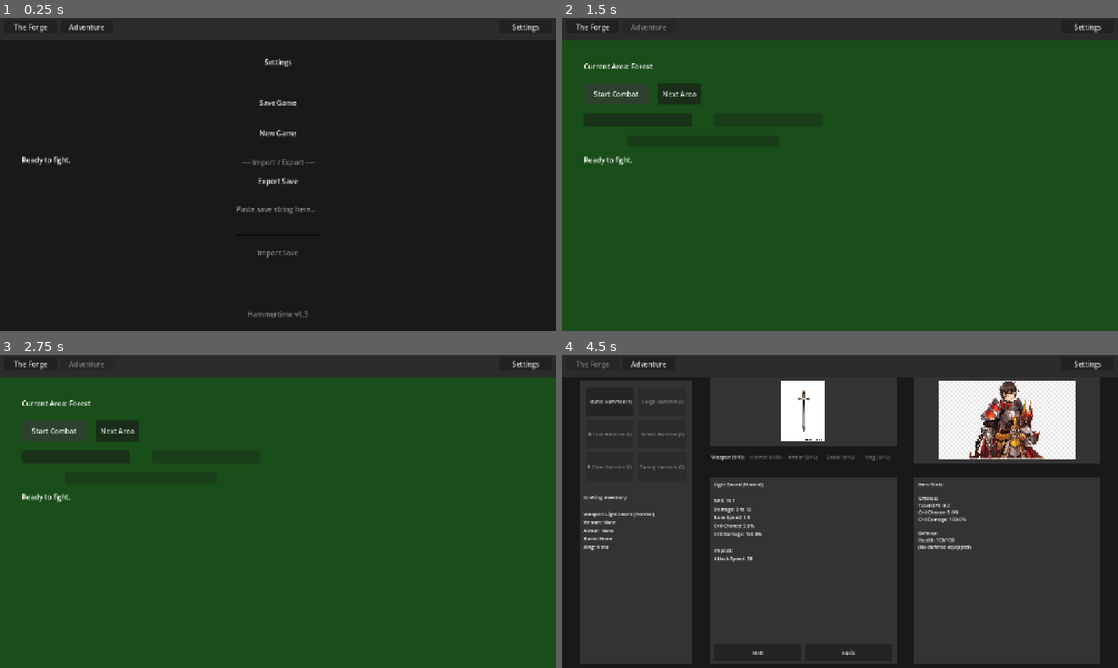
Above: before the commit, frames 1-4 (two rows, left to right).
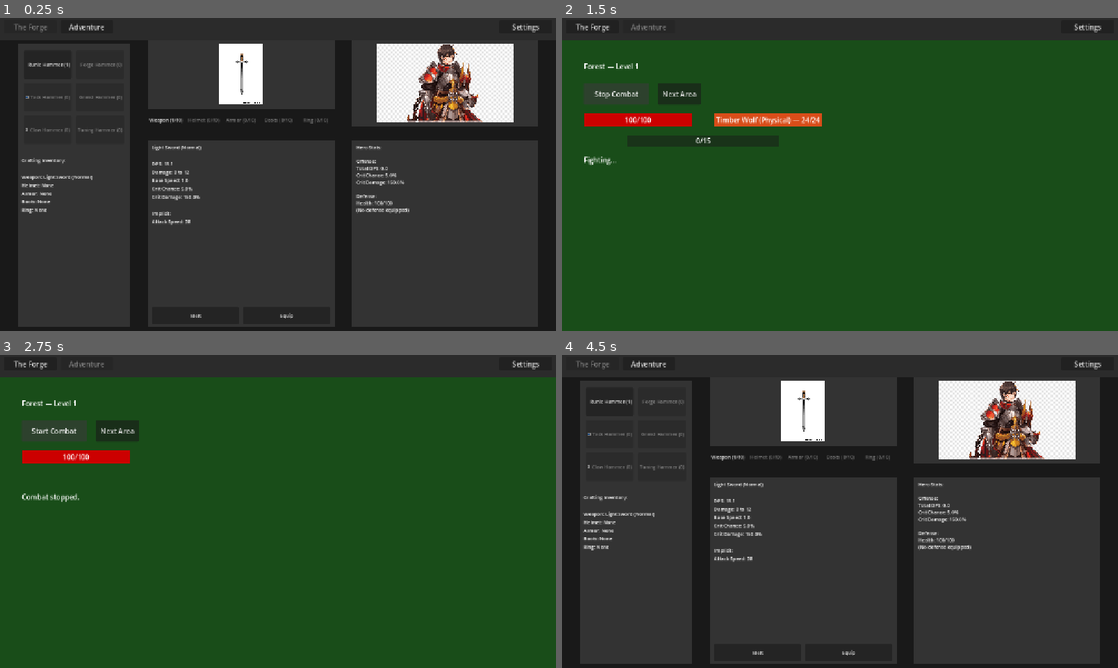
Above: after the commit, the same moments.

Repository: loginn/hammertime
Game: Godot game, scene res://scenes/main.tscn
Two runs of this game, one before a commit and one after it. Both use one fixed random seed, a clock stepped at 60 frames per second and the inputs below.
Inputs:
- Up to frame 1 (0.25 s): no input
- Up to frame 2 (1.5 s): click "Adventure" at 0.5 s; click "Start Combat" at 1.25 s
- Up to frame 3 (2.75 s): click "Start Combat" (after the commit: "Stop Combat") at 2 s
- Up to frame 4 (4.5 s): click "Next Area" at 2.75 s; click "Next Area" at 3.5 s; click "The Forge" at 4.25 s

The runs differ from the first frame. In frame 1, 68% of the frame differs, in the area x 2-97%, y 1-99%; in frame 2, 2.0%; in frame 3, 1.1%; in frame 4, nothing differs.
Error before the commit: Parse Error: Static function "roll_rarity()" not found in base "LootTable". (res://scenes/gameplay_view.gd:280)

Commit message:
feat(33-01): move item drops to per-pack kills, enforce Normal-only, remove map completion drops
- CombatEngine._on_pack_killed: emit items_dropped per pack via LootTable.roll_pack_item_drop()
- CombatEngine._on_map_completed: removed item drop block entirely (no get_map_item_count call)
- CombatEngine._on_hero_died: updated doc comment (items drop per-pack, not on map completion)
- GameEvents.items_dropped: signal simplified to area_level only (no item_count param)
- gameplay_view._on_items_dropped: updated to new signal signature, creates single Normal item
- gameplay_view.get_random_item_base: removed level param, removed roll_rarity/spawn_item_with_mods calls
- Items always drop as Normal (0 affixes) — crafting is sole source of mods

Diff:
--- a/autoloads/game_events.gd
+++ b/autoloads/game_events.gd
@@ -14,9 +14,9 @@
 signal map_completed(area_level: int)
 signal combat_stopped()
 
-# Drop system signals (Phase 16)
+# Drop system signals (Phase 16/33)
 signal currency_dropped(drops: Dictionary)  # Per-pack currency drops
-signal items_dropped(area_level: int, item_count: int)  # Map completion item drops
+signal items_dropped(area_level: int)  # Per-pack item drops (always 1 item, Normal rarity)
 
 # Save system signals (Phase 18)
 signal save_completed()
--- a/models/combat/combat_engine.gd
+++ b/models/combat/combat_engine.gd
@@ -134,7 +134,7 @@
 		_on_hero_died()
 
 
-## Current pack killed. Drop currency, recharge ES, advance to next pack or complete map.
+## Current pack killed. Drop currency and items, recharge ES, advance to next pack or complete map.
 func _on_pack_killed() -> void:
 	var killed_pack := get_current_pack()
 	_stop_timers()
@@ -146,6 +146,10 @@
 		_accumulate_run_currency(drops)
 		GameEvents.currency_dropped.emit(drops)
 
+	# Item drops on pack kill (Phase 33)
+	if LootTable.roll_pack_item_drop():
+		GameEvents.items_dropped.emit(GameState.area_level)
+
 	current_pack_index += 1
 	GameEvents.pack_killed.emit(current_pack_index, current_packs.size())
 
@@ -163,16 +167,13 @@
 	_start_pack_fight()
 
 
-## All packs cleared. Full ES recharge, drop items, advance area level, auto-start next map.
+## All packs cleared. Full HP/ES recharge, advance area level, auto-start next map.
+## Items now drop per-pack (Phase 33), not on map completion.
 func _on_map_completed() -> void:
 	state = State.MAP_COMPLETE
 	# Full HP and ES recharge between maps
 	GameState.hero.health = GameState.hero.max_health
 	GameState.hero.current_energy_shield = float(GameState.hero.total_energy_shield)
-
-	# Item drops on map completion (1-3 items scaled by area)
-	var item_count := LootTable.get_map_item_count(GameState.area_level)
-	GameEvents.items_dropped.emit(GameState.area_level, item_count)
 
 	# Deterministic progression: always current_level + 1
 	GameState.area_level += 1
@@ -185,7 +186,7 @@
 
 ## Hero died. Revive with full HP + ES. Retry or wait based on auto_retry.
 ## Currency already in inventory from per-pack drops — no clawback.
-## No item drops — death penalty (items only drop on map completion).
+## Items also drop per-pack — death means losing remaining packs' potential drops.
 func _on_hero_died() -> void:
 	state = State.HERO_DEAD
 	_stop_timers()
--- a/scenes/gameplay_view.gd
+++ b/scenes/gameplay_view.gd
@@ -182,12 +182,11 @@
 # --- Drop signal handlers (Phase 16) ---
 
 
-func _on_items_dropped(completed_level: int, item_count: int) -> void:
-	for i in range(item_count):
-		var item_base := get_random_item_base(completed_level)
-		if item_base != null:
-			item_bases_collected.append(item_base)
-			item_base_found.emit(item_base)
+func _on_items_dropped(completed_level: int) -> void:
+	var item_base := get_random_item_base()
+	if item_base != null:
+		item_bases_collected.append(item_base)
+		item_base_found.emit(item_base)
 
 
 func _on_currency_dropped(_drops: Dictionary) -> void:
@@ -272,12 +271,9 @@
 # --- Item generation ---
 
 
-func get_random_item_base(level: int = 1) -> Item:
+func get_random_item_base() -> Item:
 	var item_types = [LightSword, BasicHelmet, BasicArmor, BasicBoots, BasicRing]
 	var random_type = item_types[randi() % item_types.size()]
 	var item = random_type.new()
-
-	var rarity = LootTable.roll_rarity(level)
-	LootTable.spawn_item_with_mods(item, rarity)
-
+	# Items always drop as Normal (0 affixes) — crafting is the sole source of mods
 	return item
